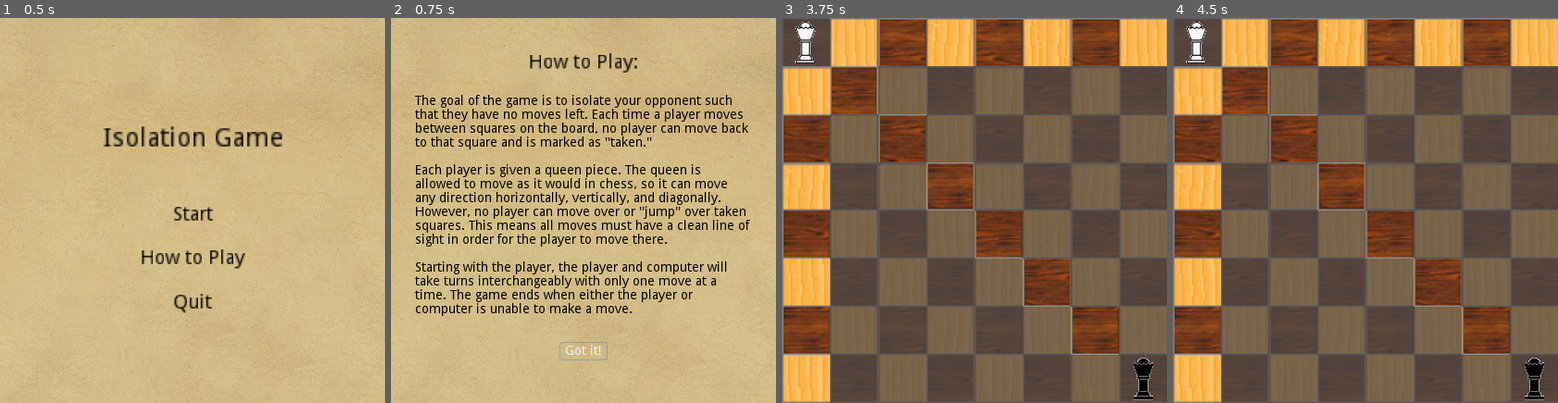
Above: before the commit, frames 1-4 (left to right).
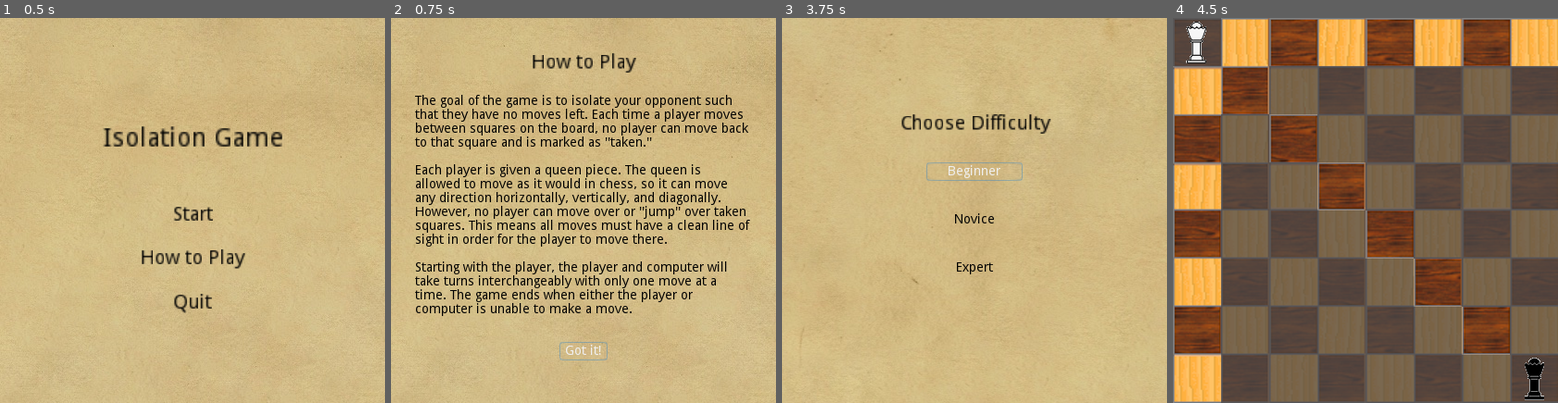
Above: after the commit, the same moments.

Repository: jmsato/IsolationGame
Game: Godot game, scene res://Scenes/Root.tscn
Same seed, same stepped clock (60 frames per second), same inputs: the game is played once before the commit and once after it.
Inputs (mouse positions are in pixels of both pictures, inside the frame that each line leads up to):
- Up to frame 1 (0.5 s): no input
- Up to frame 2 (0.75 s): click "How to Play" at 0.5 s
- Up to frame 3 (3.75 s): click "Got it!" at 1.25 s; click "How to Play" at 2 s; click "Got it!" at 2.75 s; click "Start" at 3.5 s
- Up to frame 4 (4.5 s): click (1365, 172) at 4.25 s, where only the run after the commit has a clickable "Beginner"

Frame 1 is identical in both runs. In frame 2, 0.7% of the frame differs, in the area x 36-64%, y 9-15%; in frame 3, 100%, in the area x 0-100%, y 0-100%; in frame 4, nothing differs.

Commit message:
Add difficulty menu

Diff:
--- /dev/null
+++ b/Scenes/Menus/DifficultyMenu.tscn
@@ -0,0 +1,72 @@
+[gd_scene load_steps=3 format=2]
+
+[ext_resource path="res://images/main_background.jpg" type="Texture" id=1]
+[ext_resource path="res://Scripts/DifficultyMenu.gd" type="Script" id=2]
+
+[node name="Difficulty" type="Control"]
+anchor_right = 1.0
+anchor_bottom = 1.0
+script = ExtResource( 2 )
+__meta__ = {
+"_edit_use_anchors_": false
+}
+
+[node name="Background" type="Sprite" parent="."]
+position = Vector2( 261.615, 144.092 )
+texture = ExtResource( 1 )
+
+[node name="Difficulty" type="Label" parent="."]
+margin_left = 128.298
+margin_top = 104.385
+margin_right = 236.298
+margin_bottom = 118.385
+rect_scale = Vector2( 1.5, 1.5 )
+custom_colors/font_color = Color( 0, 0, 0, 1 )
+text = "Choose Difficulty"
+align = 1
+__meta__ = {
+"_edit_use_anchors_": false
+}
+
+[node name="Buttons" type="Control" parent="."]
+margin_right = 40.0
+margin_bottom = 40.0
+
+[node name="Easy" type="Button" parent="Buttons"]
+margin_left = 156.0
+margin_top = 156.0
+margin_right = 260.0
+margin_bottom = 176.0
+custom_colors/font_color = Color( 0, 0, 0, 1 )
+text = "Beginner"
+flat = true
+__meta__ = {
+"_edit_use_anchors_": false
+}
+
+[node name="Medium" type="Button" parent="Buttons"]
+margin_left = 156.0
+margin_top = 208.0
+margin_right = 260.0
+margin_bottom = 228.0
+custom_colors/font_color = Color( 0, 0, 0, 1 )
+text = "Novice"
+flat = true
+__meta__ = {
+"_edit_use_anchors_": false
+}
+
+[node name="Hard" type="Button" parent="Buttons"]
+margin_left = 156.0
+margin_top = 260.0
+margin_right = 260.0
+margin_bottom = 280.0
+custom_colors/font_color = Color( 0, 0, 0, 1 )
+text = "Expert"
+flat = true
+__meta__ = {
+"_edit_use_anchors_": false
+}
+[connection signal="pressed" from="Buttons/Easy" to="." method="_on_Easy_pressed"]
+[connection signal="pressed" from="Buttons/Medium" to="." method="_on_Medium_pressed"]
+[connection signal="pressed" from="Buttons/Hard" to="." method="_on_Hard_pressed"]
--- a/Scenes/Menus/HowToPlayMenu.tscn
+++ b/Scenes/Menus/HowToPlayMenu.tscn
@@ -5,6 +5,9 @@
 
 [node name="HowToPlay" type="Control"]
 script = ExtResource( 1 )
+__meta__ = {
+"_edit_use_anchors_": false
+}
 
 [node name="Background" type="Sprite" parent="."]
 texture = ExtResource( 2 )
@@ -16,8 +19,11 @@
 margin_bottom = 52.0
 rect_scale = Vector2( 1.5, 1.5 )
 custom_colors/font_color = Color( 0, 0, 0, 1 )
-text = "How to Play:"
+text = "How to Play"
 align = 1
+__meta__ = {
+"_edit_use_anchors_": false
+}
 
 [node name="Description" type="RichTextLabel" parent="."]
 margin_left = 26.0
@@ -44,4 +50,7 @@
 custom_colors/font_color_pressed = Color( 0, 0, 0, 1 )
 text = "Got it!"
 flat = true
+__meta__ = {
+"_edit_use_anchors_": false
+}
 [connection signal="pressed" from="Done" to="." method="_on_Done_pressed"]
--- a/Scenes/Root.tscn
+++ b/Scenes/Root.tscn
@@ -1,7 +1,8 @@
-[gd_scene load_steps=3 format=2]
+[gd_scene load_steps=4 format=2]
 
 [ext_resource path="res://Scenes/Menus/MainMenu.tscn" type="PackedScene" id=1]
 [ext_resource path="res://Scenes/Menus/HowToPlayMenu.tscn" type="PackedScene" id=2]
+[ext_resource path="res://Scenes/Menus/DifficultyMenu.tscn" type="PackedScene" id=3]
 
 [node name="Root" type="Control"]
 __meta__ = {
@@ -16,3 +17,6 @@
 
 [node name="HowToPlay" parent="Menus" instance=ExtResource( 2 )]
 visible = false
+
+[node name="Difficulty" parent="Menus" instance=ExtResource( 3 )]
+visible = false
--- a/Scripts/AI.gd
+++ b/Scripts/AI.gd
@@ -35,6 +35,7 @@
 var isoState: IsolationState.State
 var root: MCTS_Node
 const epsilon = .000001
+var depth: int = 1
 
 func init(state):
 	isoState = state
@@ -135,6 +136,4 @@
 	return tempNode.childNodes[0].root.move
 
 func _ready():
-	# Called when the node is added to the scene for the first time.
-	# Initialization here
 	pass
--- /dev/null
+++ b/Scripts/DifficultyMenu.gd
@@ -0,0 +1,14 @@
+extends Control
+
+# Called when the node enters the scene tree for the first time.
+func _ready():
+	get_node("Buttons/Easy").grab_focus()
+
+func _on_Easy_pressed():
+	get_tree().change_scene("res://Scenes/Board/Board.tscn")
+
+func _on_Medium_pressed():
+	get_tree().change_scene("res://Scenes/Board/Board.tscn")
+
+func _on_Hard_pressed():
+	get_tree().change_scene("res://Scenes/Board/Board.tscn")
--- a/Scripts/MainMenu.gd
+++ b/Scripts/MainMenu.gd
@@ -1,16 +1,13 @@
 extends Control
-
-# class member variables go here, for example:
-# var a = 2
-# var b = "textvar"
 
 #Grab focus as start button for keyboard input
 func _ready():
 	get_node("Buttons/Start").grab_focus()
 
-#Starts a new game when Start button is pressed
+#Show the AI difficulty screen to start a new game
 func _on_Start_pressed():
-	get_tree().change_scene("res://Scenes/Board/Board.tscn")
+	#get_tree().change_scene("res://Scenes/Board/Board.tscn")
+	get_tree().change_scene("res://Scenes/Menus/DifficultyMenu.tscn")
 
 #Show the instructions on how to play the game
 func _on_Instructions_pressed():
